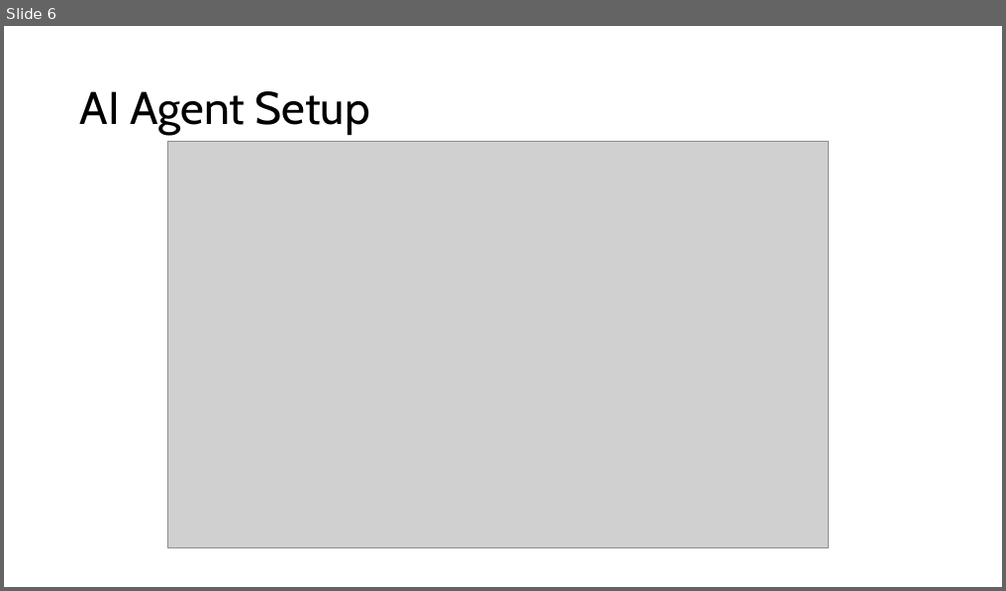
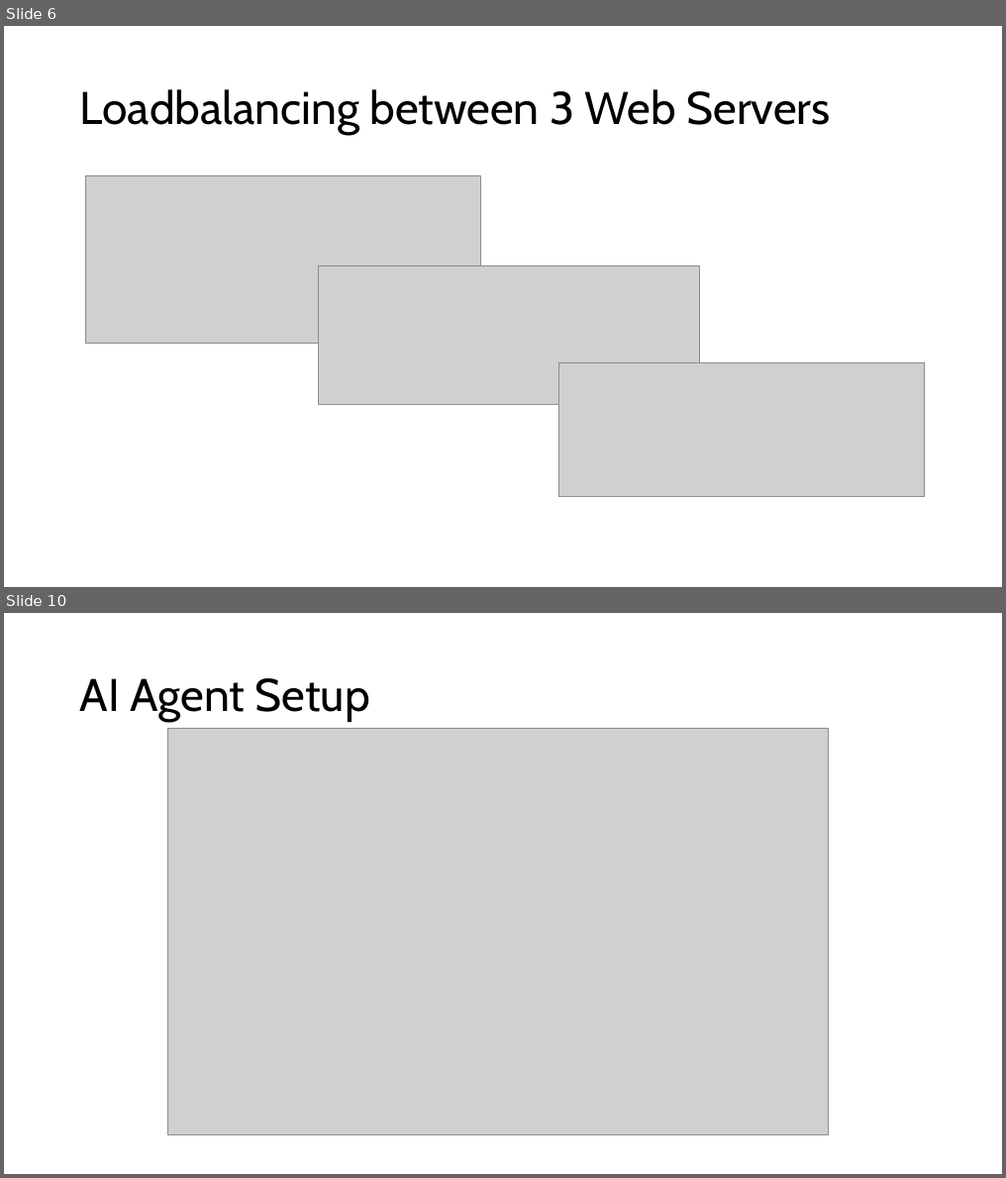
Before and after one commit to susi-dgr/FinalProject-LeaoDanninger, a slide deck: presentation/oms_presentation.pptx. Shown one above the other, each under a label of ours: slide 6 before the commit, slides 6 and 10 after it; the slides between them are not shown. The pictures are 1006x591 and 1006x1178 pixels, drawn with LibreOffice and Linux fonts; fonts in the diff are those of the drawing; grey boxes stand for pictures. Boxes give left, top, right and bottom in pixels: in the first picture for what was removed or moved away, otherwise in the second. Text is boxed around its words. In the diff, an @@ line names an element or a change of style, - is before the commit and + after.

```diff
--- a/presentation/oms_presentation.pptx
+++ b/presentation/oms_presentation.pptx
@@ slide 6 added at (x1=4, y1=26, x2=1002, y2=587), background #FFFFFF @@
@@ title added at (x1=80, y1=89, x2=830, y2=135), 44 pt, text #000000 @@
+Loadbalancing between 3 Web Servers
@@ picture added at (x1=85, y1=176, x2=481, y2=344) @@
@@ picture added at (x1=318, y1=267, x2=699, y2=405) @@
@@ picture added at (x1=558, y1=363, x2=925, y2=497) @@
@@ what was slide 6 is now slide 10 @@
```
Also in this commit, not shown: 3 slides changed, 4 other slides added, 1 slide removed, 1 other file.
